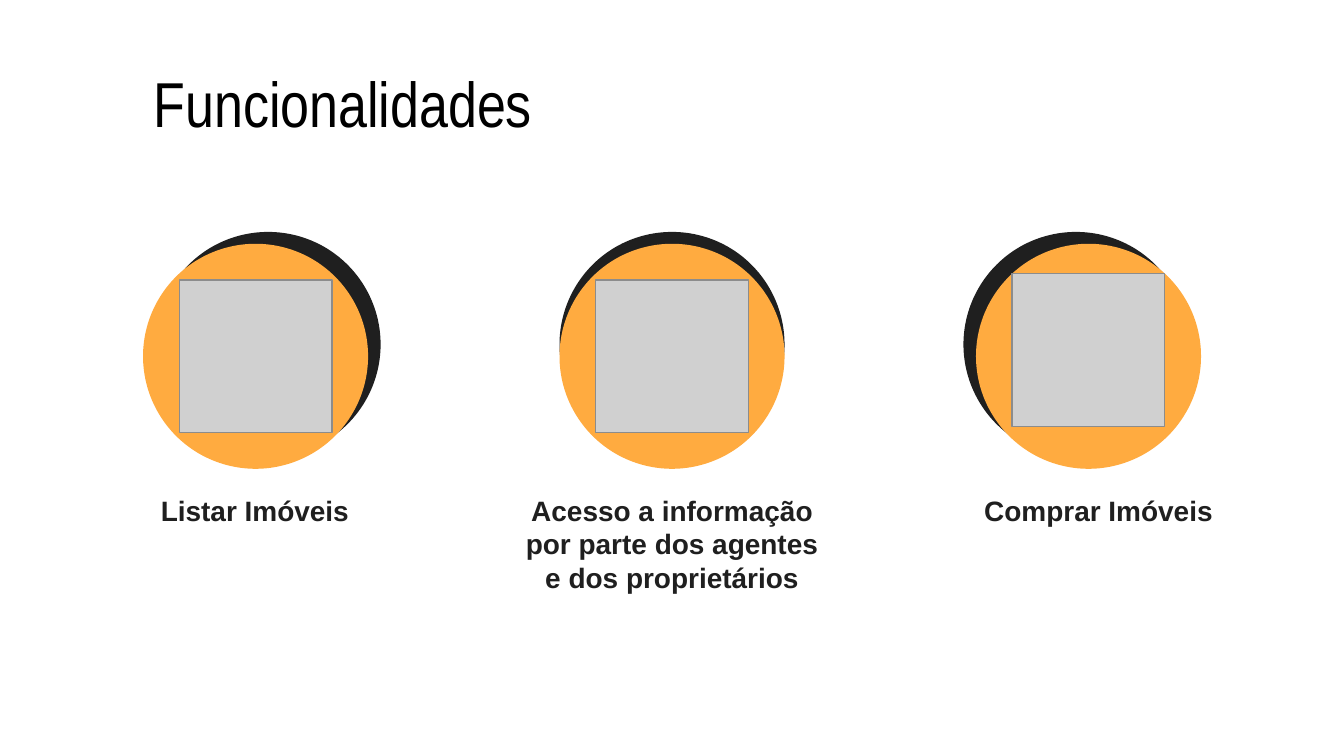
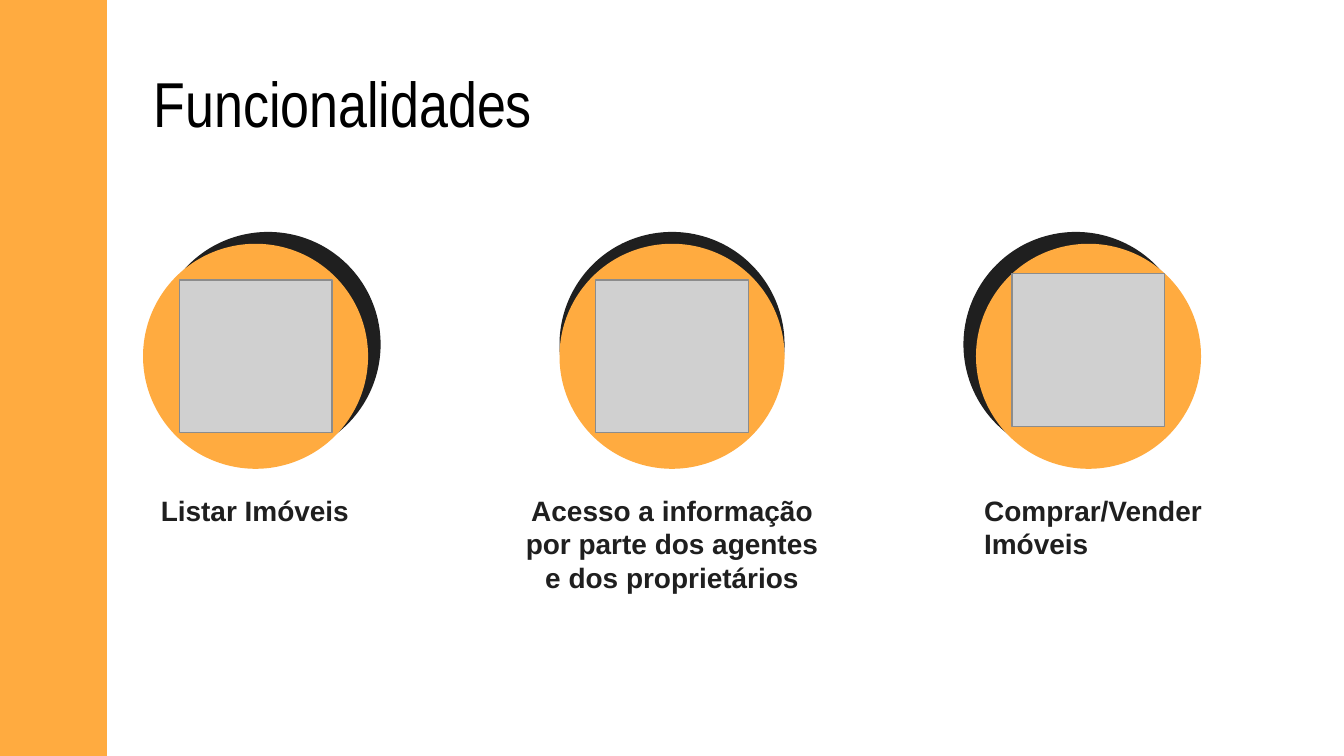
Before and after one commit to DXOGO/d8-real-estate_BD, a slide deck: slide 3 of Apresentacao/D8 Imobiliaria.pptx. Drawn at 1344x756 pixels with LibreOffice and Linux fonts; fonts in the diff are those of the drawing; grey boxes stand for pictures. Boxes give left, top, right and bottom in pixels: in the first picture for what was removed or moved away, otherwise in the second. Text is boxed around its words. In the diff, an @@ line names an element or a change of style, - is before the commit and + after.

```diff
--- a/Apresentacao/D8 Imobiliaria.pptx
+++ b/Apresentacao/D8 Imobiliaria.pptx
@@ rectangle added at bbox=[0, 0, 106, 755], fill #FFAB40, outline #FFAB40 0.75 pt @@
@@ text at bbox=[984, 500, 1202, 555]: text changed @@
-Comprar Imóveis
+Comprar/Vender Imóveis
```
Also in this commit, not shown: 2 other slides changed, 6 slides added, 2 slides removed, 2 other files.
